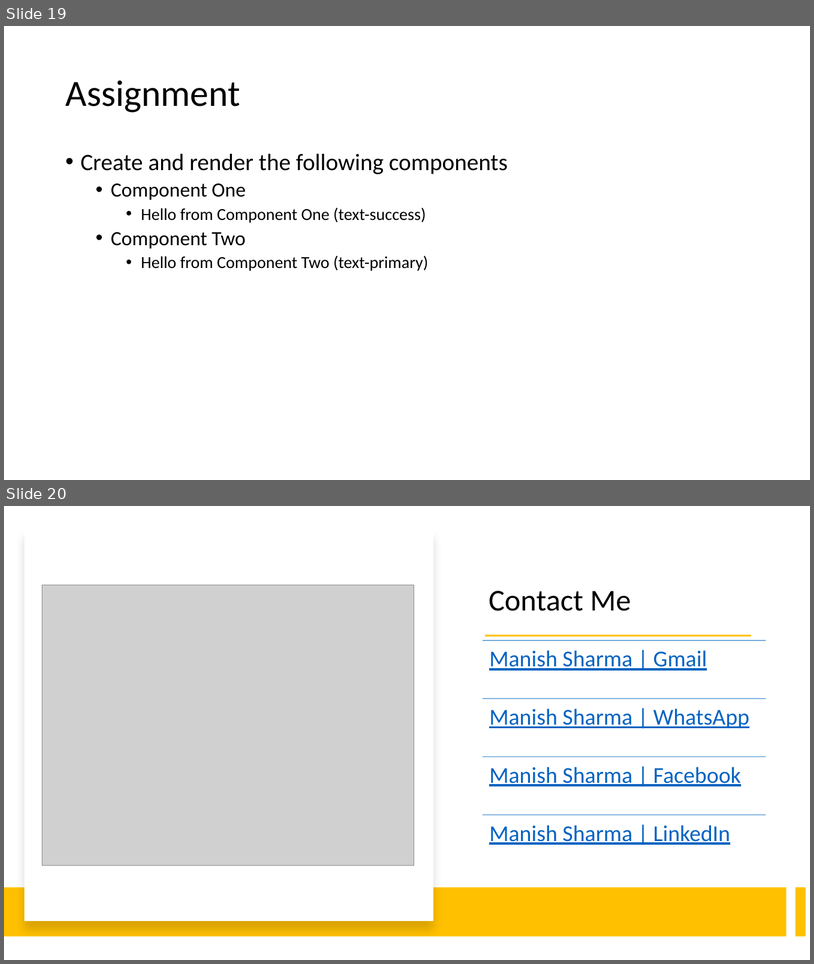
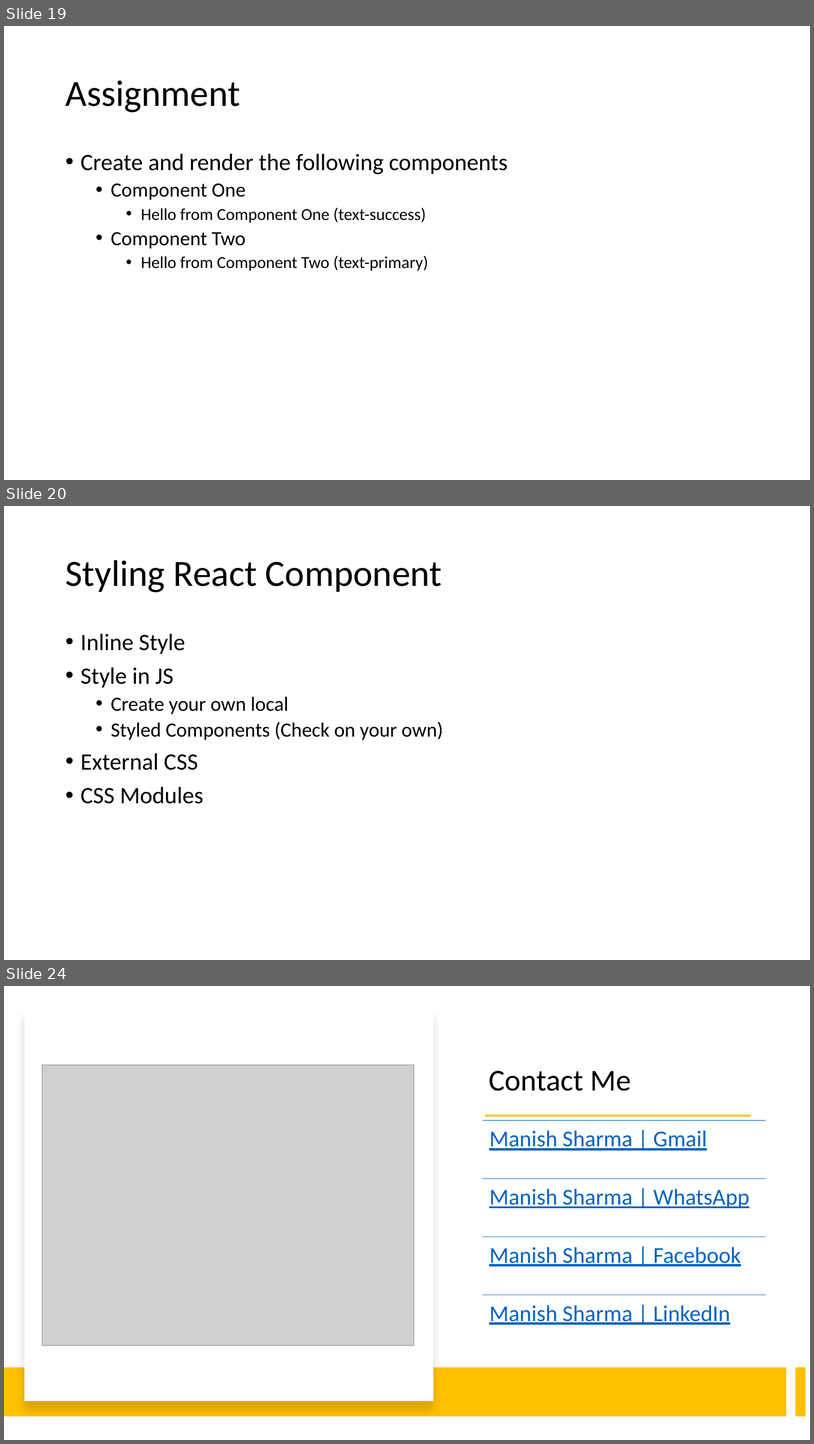
Before and after one commit to explore-with-manish/im-jan24, a slide deck: React/Notes/React.pptx. Shown one above the other, each under a label of ours: slides 19 and 20 before the commit, slides 19, 20 and 24 after it; the slides between them are not shown. The pictures are 814x964 and 814x1444 pixels, drawn with LibreOffice and Linux fonts; fonts in the diff are those of the drawing; grey boxes stand for pictures. Boxes give left, top, right and bottom in pixels: in the first picture for what was removed or moved away, otherwise in the second. Text is boxed around its words. In the diff, an @@ line names an element or a change of style, - is before the commit and + after.

```diff
--- a/React/Notes/React.pptx
+++ b/React/Notes/React.pptx
@@ slide 20 added at (x1=4, y1=506, x2=810, y2=960), background #FFFFFF @@
@@ title added at (x1=65, y1=560, x2=443, y2=592), 44 pt, text #000000 @@
+Styling React Component
@@ text added at (x1=81, y1=633, x2=443, y2=804), 24 pt, text #000000 @@
+• Inline Style
+• Style in JS
+  • Create your own local
+  • Styled Components (Check on your own)
+• External CSS
+• CSS Modules
@@ what was slide 20 is now slide 24 @@
```
Also in this commit, not shown: 3 other slides added, 4 other files.
